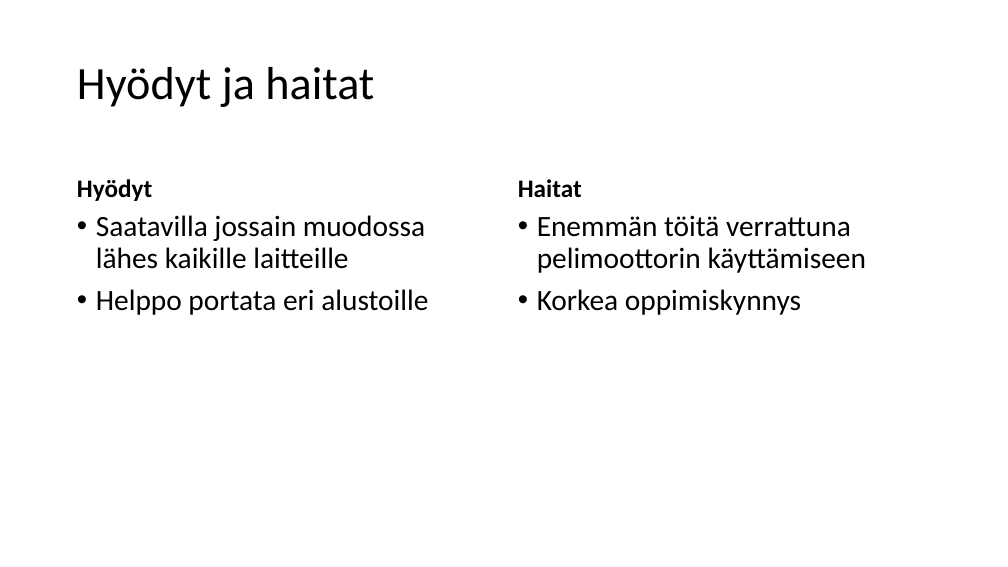
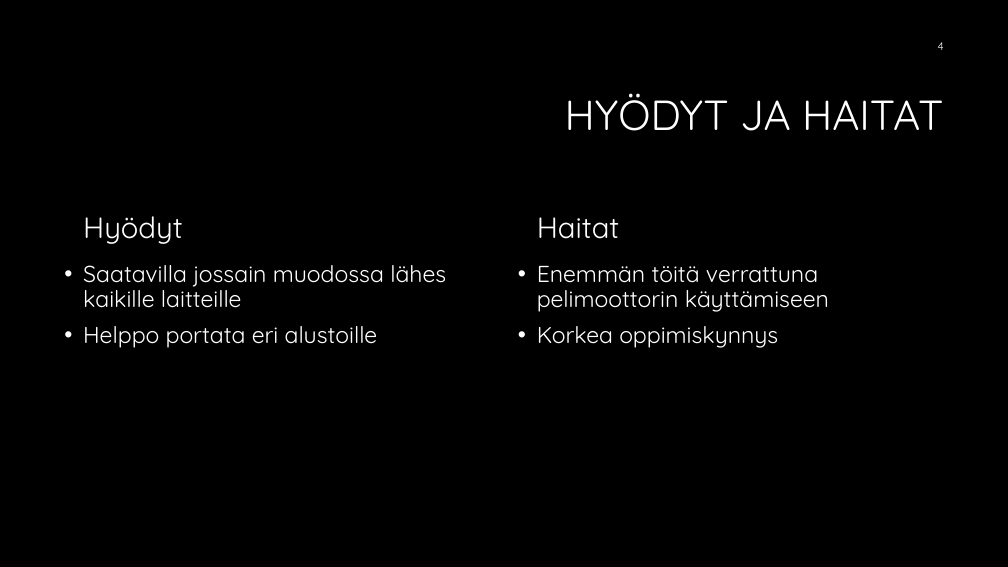
Before and after one commit to Jisti007/Mobile-Project-ideal-broccoli, a slide deck: slide 4 of presentation/OpenGL ES 3.pptx. Drawn at 1008x567 pixels with LibreOffice and Linux fonts; fonts in the diff are those of the drawing; background and template pictures are left out. Boxes give left, top, right and bottom in pixels: in the first picture for what was removed or moved away, otherwise in the second. Text is boxed around its words. In the diff, an @@ line names an element or a change of style, - is before the commit and + after.

```diff
--- a/presentation/OpenGL ES 3.pptx
+++ b/presentation/OpenGL ES 3.pptx
@@ background #FFFFFF to #000000 @@
@@ page number added at box(938, 42, 944, 50), 10.5 pt, text #FFFFFF @@
+4
@@ title at box(565, 93, 943, 131): text changed; size 44 to 40 pt; font Calibri to Quicksand; text colour #000000 to #FFFFFF @@
-Hyödyt ja haitat
+HYÖDYT JA HAITAT
@@ text "Hyödyt": place and size @@
-text "Hyödyt" at box(77, 179, 152, 201)
+text "Hyödyt" at box(83, 216, 183, 244)
@@ text "Hyödyt" at box(83, 216, 183, 244): size 24 to 28 pt, font Calibri to Quicksand, text colour #000000 to #FFFFFF, bold off @@
@@ text "Haitat" at box(537, 217, 620, 239): size 24 to 28 pt, font Calibri to Quicksand, text colour #000000 to #FFFFFF, bold off @@
@@ text "Haitat": place and size @@
-text "Haitat" at box(518, 179, 582, 198)
+text "Haitat" at box(537, 217, 620, 239)
@@ text "Saatavilla jossain muodossa lähes kaikille ..." at box(83, 265, 446, 348): size 28 to 22 pt, font Calibri to Quicksand, text colour #000000 to #FFFFFF @@
@@ text "Saatavilla jossain muodossa lähes kaikille ...": place and size @@
-text "Saatavilla jossain muodossa lähes kaikille ..." at box(96, 215, 428, 315)
+text "Saatavilla jossain muodossa lähes kaikille ..." at box(83, 265, 446, 348)
@@ text "Enemmän töitä verrattuna pelimoottorin käyttämiseen": place and size @@
-text "Enemmän töitä verrattuna pelimoottorin käyttämiseen" at box(537, 215, 866, 315)
+text "Enemmän töitä verrattuna pelimoottorin käyttämiseen" at box(537, 266, 829, 348)
@@ text "Enemmän töitä verrattuna pelimoottorin käyttämiseen" at box(537, 266, 829, 348): size 28 to 22 pt, font Calibri to Quicksand, text colour #000000 to #FFFFFF @@
```
Also in this commit, not shown: 4 other slides changed, 1 slide added, 1 slide removed, 2 other files.
